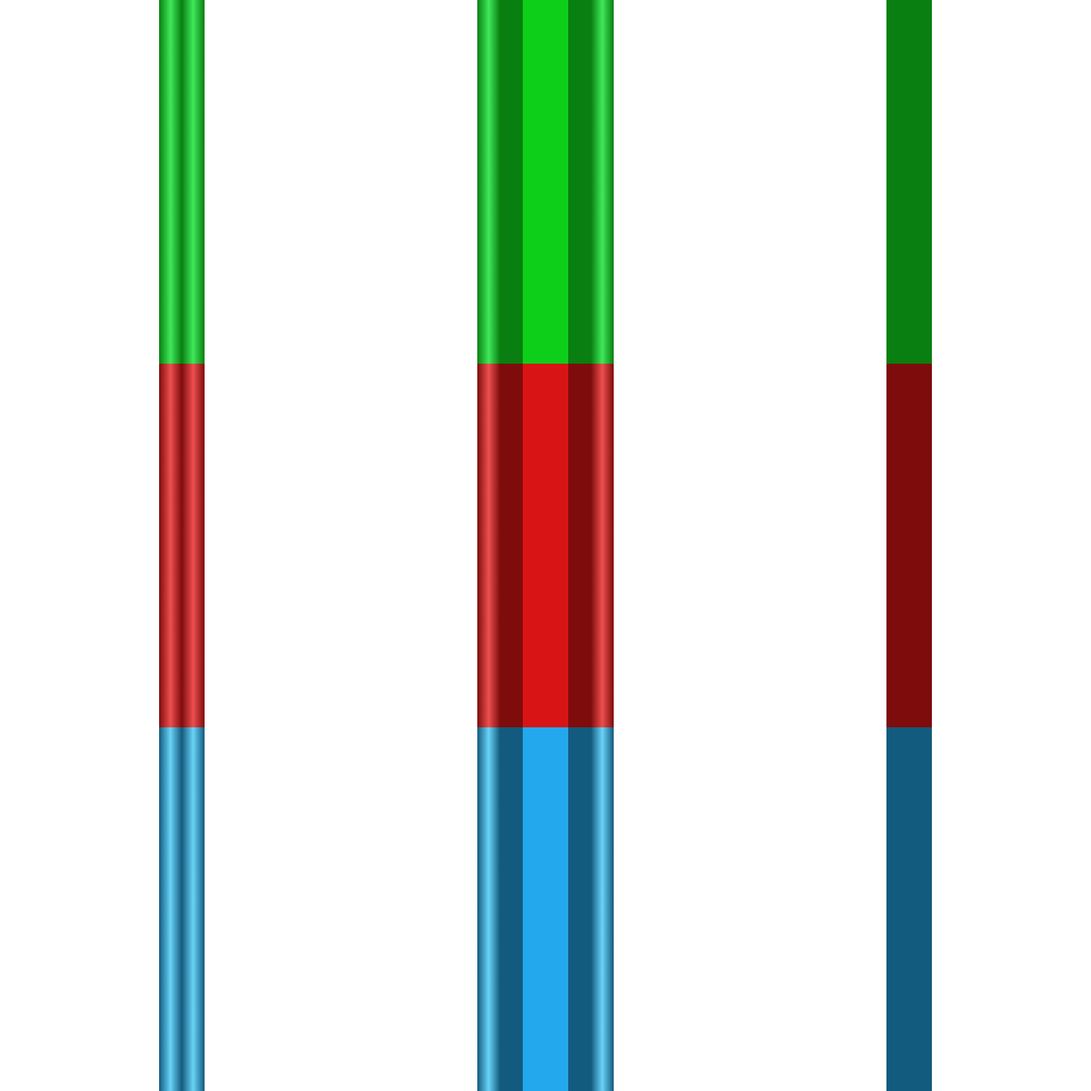
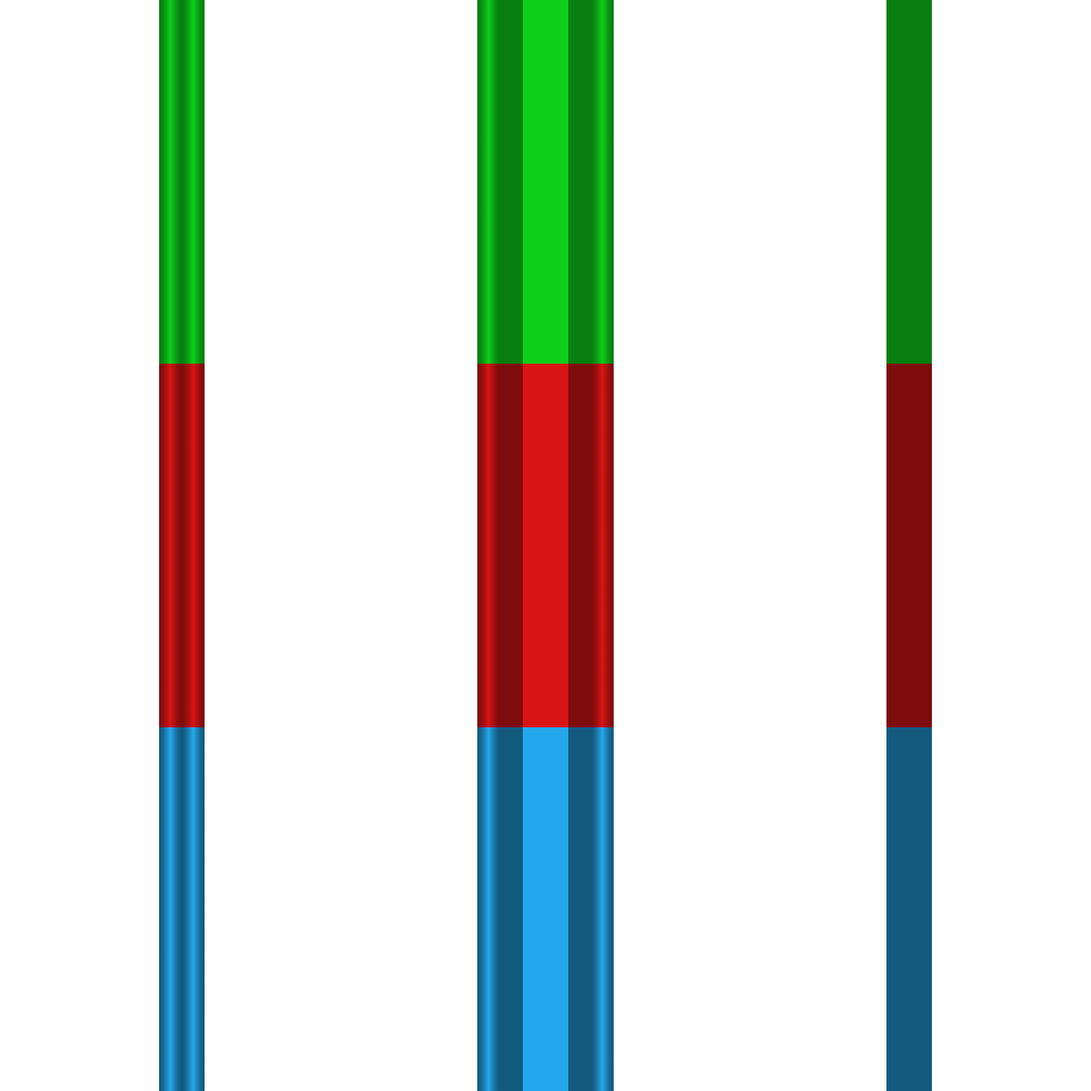
Comparing the layer stacks of the two 1091 x 1091 images. Changes:
renamed "Highlight Green" to "Green", moved it above "Red", painted on it over [159, 0, 614, 364]
removed layer "Base" over [159, 0, 614, 1091]
renamed "Highlight Red" to "Red", moved it above "Blue", painted on it over [159, 363, 614, 728]
renamed "Highlight Blue" to "Blue", painted on it over [159, 727, 614, 1091]
